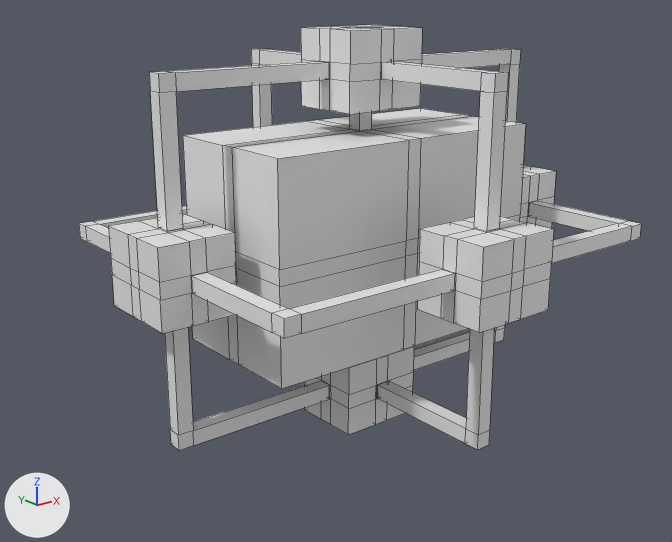
What one commit did to the FBX model Unity Project/Assets/First Level Assets/First_Level_Shell.fbx.
Both versions are drawn from a 50 mm camera at (-11.48, -13.59, 4.73) aimed at (-0.7, -0.12, -0.66). Lighting does not change. The marker at lower left points along +X, +Y and +Z. Mesh edges are drawn as thin lines. Where no turn or scale is listed for an object, it has been applied to the vertices.

The first picture shows 'Box_Room_2', 'Box_Room_3', 'Control_Room_2', 'Control_Room_3', 'L_Tunnel_1', 'L_Tunnel_2', 'L_Tunnel_4', 'L_Tunnel_7', 'L_Tunnel_8', 'Main_Room', 'Shorter_L_Tunnel_2', 'Shorter_L_Tunnel_3.001'.
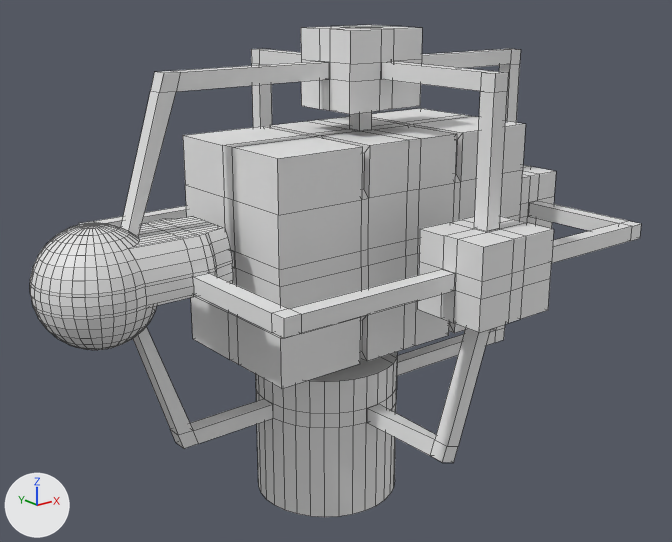
Edits to the bpy script that builds the scene:
```text
Change me_cube:
    used by ob_main_room; location = (0.0, 0.0, 0.0)
    remove me_cube.from_pydata(...)  # 72 vertices, 66 faces; spans x -3.02..3.02, y -1.5..1.5, z -2.02..2.02
    add me_cube.from_pydata(...)  # 208 vertices, 202 faces; spans x -3.02..3.02, y -1.5..1.5, z -2.02..2.02
    me_cube part 6: 136 vertices added at x -3.0..3.0, y -1.5..1.5, z -2.0..2.0
Change me_cube_008:
    where me_cube_008.from_pydata(...)  # 16 vertices, 12 faces; spans x -0.15..3.27, y -0.15..0.15, z -0.15..2.42
    used by ob_l_tunnel_2; location = (-4.16, 0.0, 0.89)
    before: 4 (0.15, 0.15, 2.42) at pixel (165, 71), 5 (0.15, -0.15, 2.42) at pixel (175, 72), 6 (-0.15, -0.15, 2.42) at pixel (158, 73), 7 (-0.15, 0.15, 2.42) at pixel (149, 72)
    me_cube_008 part 1
    me_cube_008.vertices[0].co: (0.15, 0.15, -0.15) -> (-0.68, 0.15, -0.16)
    me_cube_008.vertices[1].co: (0.15, -0.15, -0.15) -> (-0.68, -0.15, -0.16)  # pixel (183, 228) -> pixel (138, 237)
    me_cube_008.vertices[2].co: (-0.15, -0.15, -0.15) -> (-0.83, -0.15, -0.04)  # pixel (167, 231) -> pixel (128, 231)
    me_cube_008.vertices[3].co: (-0.15, 0.15, -0.15) -> (-0.83, 0.15, -0.04)  # pixel (158, 227) -> pixel (120, 227)
    me_cube_008 part 2
    add for i in [*range(4, 8)]: me_cube_008.vertices[i].co += Vector((0.09, 0.0, 0.0))
Change me_cube_010:
    where me_cube_010.from_pydata(...)  # 16 vertices, 12 faces; spans x -0.15..3.27, y -0.15..0.15, z -2.42..0.15
    used by ob_l_tunnel_4; location = (-4.16, 0.0, -0.89)
    before: 4 (0.15, -0.15, -2.42) at pixel (193, 445), 5 (0.15, 0.15, -2.42), 6 (-0.15, 0.15, -2.42) at pixel (171, 444), 7 (-0.15, -0.15, -2.42) at pixel (179, 450), 12 (3.27, -0.15, -2.42) at pixel (329, 399)
    before: 13 (3.27, 0.15, -2.42), 14 (3.27, -0.15, -2.12) at pixel (329, 385), 15 (3.27, 0.15, -2.12) at pixel (320, 380)
    me_cube_010 part 3
    add for i in [*range(12, 16)]: me_cube_010.vertices[i].co += Vector((-1.38, 0.0, 0.0))
    add for i in [*range(4, 8)]: me_cube_010.vertices[i].co += Vector((0.1, 0.0, 0.0))
    me_cube_010 part 4
    me_cube_010.vertices[0].co: (0.15, -0.15, 0.15) -> (-0.68, -0.15, 0.16)
    me_cube_010.vertices[1].co: (0.15, 0.15, 0.15) -> (-0.68, 0.15, 0.16)
    me_cube_010.vertices[2].co: (-0.15, 0.15, 0.15) -> (-0.83, 0.15, 0.04)
    me_cube_010.vertices[3].co: (-0.15, -0.15, 0.15) -> (-0.83, -0.15, 0.04)
Change me_cube_018:
    where me_cube_018.from_pydata(...)  # 16 vertices, 12 faces; spans x -0.15..0.18, y -0.15..2.57, z -2.42..0.15
    used by ob_shorter_l_tunnel_3_001; location = (0.0, -3.31, -0.89)
    me_cube_018 part 5: all 2 vertices in x -0.12, y -0.15..0.15, z -2.12 are moved by (-0.78, 0.0, 0.03)
Add me_sphere:
    me_sphere.from_pydata(...)  # 689 vertices, 708 faces; spans x -0.94..2.22, y -1.03..1.03, z -1.03..1.03
Add me_cylinder:
    me_cylinder.from_pydata(...)  # 134 vertices, 104 faces; spans x -1.41..1.41, y -1.41..1.41, z -1.43..1.43
Remove ob_box_room_2:
    ob_box_room_2 = bpy.data.objects.new('Box_Room_2', me_cube_004)
    ob_box_room_2.location = (0.0, 0.0, -3.16)
Remove ob_box_room_3:
    ob_box_room_3 = bpy.data.objects.new('Box_Room_3', me_cube_002)
    ob_box_room_3.location = (-4.16, 0.0, 0.0)
Add ob_sphere:
    ob_sphere = bpy.data.objects.new('Sphere', me_sphere)
    ob_sphere.location = (-5.64, 0.0, 0.0)
Add ob_power_room:
    ob_power_room = bpy.data.objects.new('Power_Room', me_cylinder)
    ob_power_room.location = (-0.86, 0.0, -3.78)
```

What differs and where, as boxes (x1, y1, x2, y2) in the pictures (672 x 542 px; the box of a moved part takes in the faces that stretch with it):
'Sphere', added: after (30, 216, 233, 350)
'Power_Room', added: after (255, 352, 397, 517)
'Box_Room_3', deleted: before (108, 213, 237, 333)
'L_Tunnel_2', reshaped (15% wider): before (149, 61, 329, 231); after (121, 61, 329, 237)
'Shorter_L_Tunnel_3.001', reshaped (11% taller): before (378, 328, 494, 450); after (367, 328, 490, 463)
'L_Tunnel_4', reshaped (15% narrower): before (165, 327, 329, 450); after (133, 327, 273, 449)
'Box_Room_2', deleted: before (305, 347, 414, 435)
part 1 of me_cube_008, moved or reshaped: before (150, 91, 183, 231); after (121, 91, 176, 237)
part 2 of me_cube_008, moved or reshaped: before (149, 61, 329, 93); after (151, 61, 329, 93)
part 3 of me_cube_010, moved or reshaped: before (170, 381, 329, 450); after (170, 399, 273, 449)
part 4 of me_cube_010, moved or reshaped: before (165, 327, 193, 435); after (133, 327, 193, 435)
part 6 of me_cube, added: after (183, 108, 526, 389)
